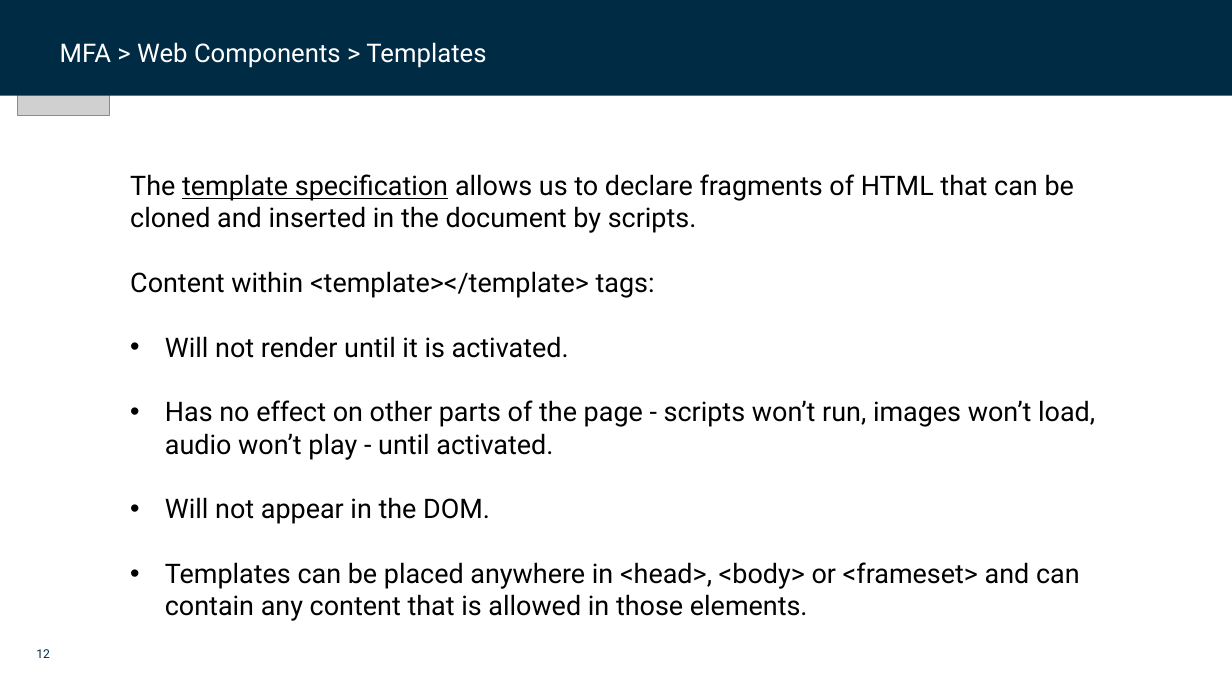
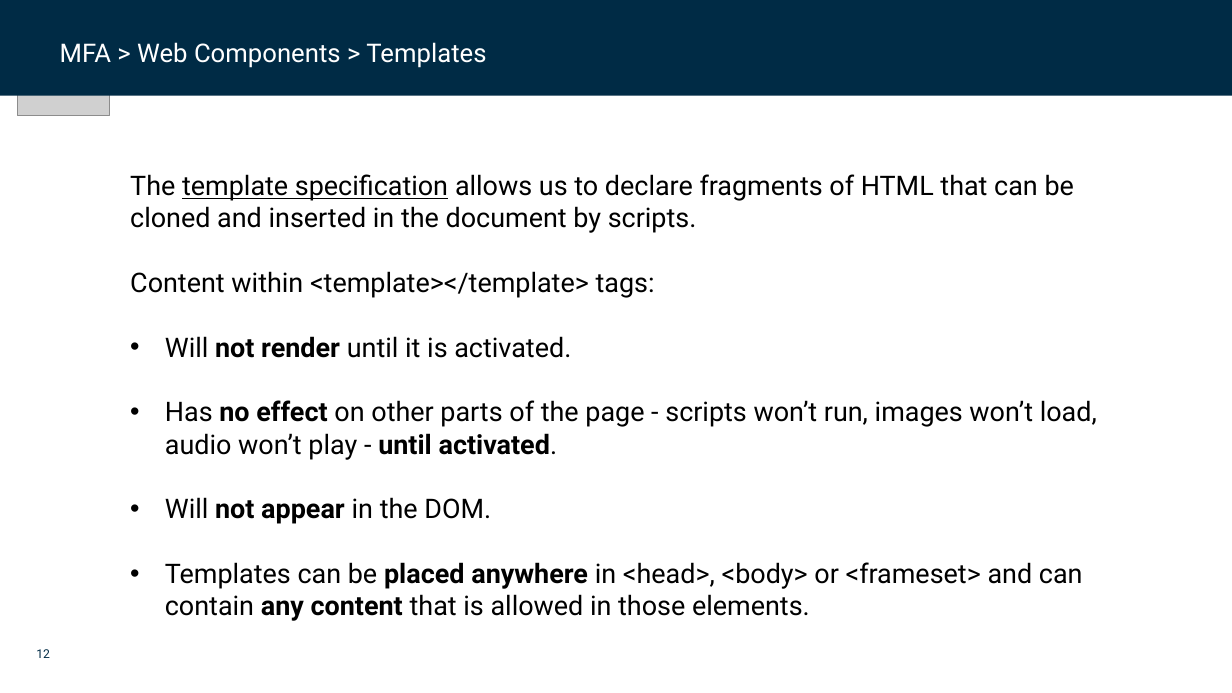
Before and after one commit to dfds/dojo, a slide deck: slide 12 of workshops/micro-frontend-architecture-deep-dive/micro_frontend_architecture_deep_dive.pptx. Drawn at 1232x693 pixels with LibreOffice and Linux fonts; fonts in the diff are those of the drawing; grey boxes stand for pictures; background and template pictures are left out. Boxes give left, top, right and bottom in pixels: in the first picture for what was removed or moved away, otherwise in the second. Text is boxed around its words. In the diff, an @@ line names an element or a change of style, - is before the commit and + after.

```diff
--- a/workshops/micro-frontend-architecture-deep-dive/micro_frontend_architecture_deep_dive.pptx
+++ b/workshops/micro-frontend-architecture-deep-dive/micro_frontend_architecture_deep_dive.pptx
@@ text at bbox=[165, 336, 1097, 621]: bold on in "not render", "no effect until activated.", "not appear", "placed anywhere any content" @@
```
Also in this commit, not shown: 3 other slides changed, 2 slides added.
